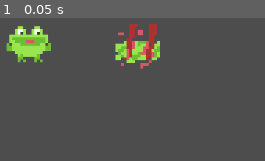
Above: before the commit, frame 1.
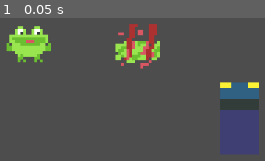
Above: after the commit, the same moment.

Repository: ProphecyOak/GMTKjam23
Game: Godot game, scene res://Scenes/Main.tscn
The game is run twice, just before and just after one commit, with the same random seed, the same clock (stepped at 60 frames per second) and the same inputs. The project has no main scene, so this scene is started directly.
Inputs:
- Up to frame 1 (0.05 s): no input

The runs differ from the first frame. In frame 1, 7.4% of the frame differs, in the area x 83-98%, y 44-96%.

Commit message:
Added Car

Diff:
--- a/GodotStuff/Scenes/Main.tscn
+++ b/GodotStuff/Scenes/Main.tscn
@@ -1,7 +1,8 @@
-[gd_scene load_steps=3 format=3 uid="uid://cbw11yr6j1uig"]
+[gd_scene load_steps=4 format=3 uid="uid://cbw11yr6j1uig"]
 
 [ext_resource type="Texture2D" uid="uid://cs2n74xlhb40i" path="res://Assets/Frog.png" id="1_nbu8t"]
 [ext_resource type="Texture2D" uid="uid://btagg6yex1rxk" path="res://Assets/DeadFrog.png" id="2_liouo"]
+[ext_resource type="Texture2D" uid="uid://buywxeqhhyeit" path="res://Assets/Car.png" id="3_74agn"]
 
 [node name="Node2D" type="Node2D"]
 
@@ -16,3 +17,9 @@
 position = Vector2(520, 256)
 scale = Vector2(4, 4)
 texture = ExtResource("2_liouo")
+
+[node name="Car" type="Sprite2D" parent="."]
+texture_filter = 1
+position = Vector2(671, 356)
+scale = Vector2(8, 8)
+texture = ExtResource("3_74agn")
Binary file added: GodotStuff/Assets/Car.png
Not shown, added: GodotStuff/Assets/Car.png.import
Not shown, added: Aseprites/Car.aseprite
